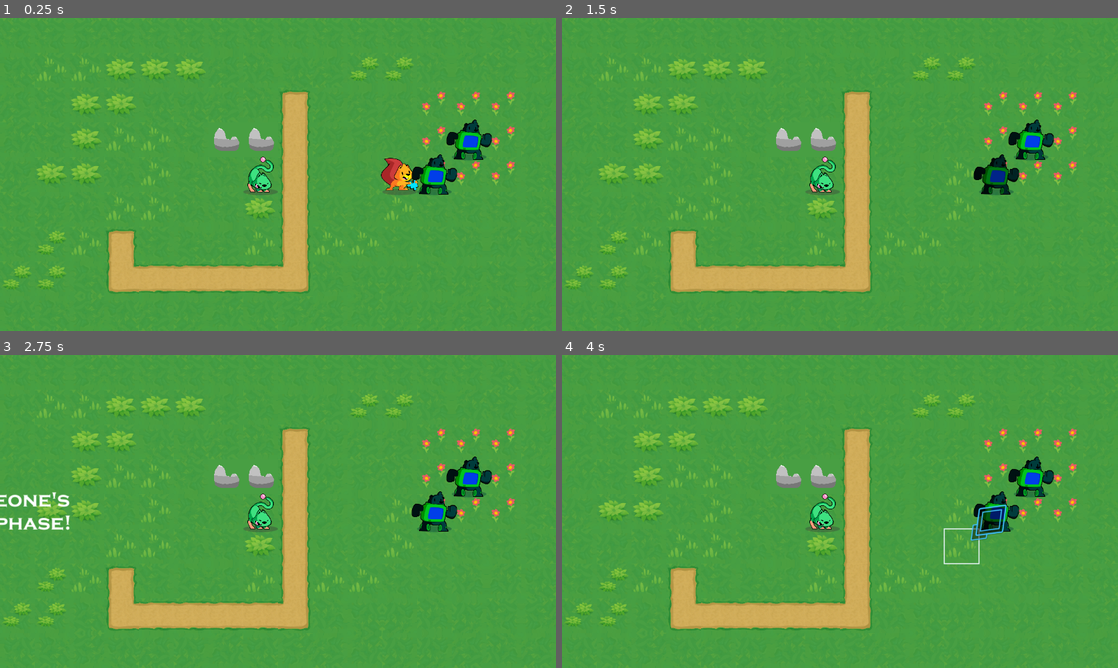
Above: before the commit, frames 1-4 (two rows, left to right).
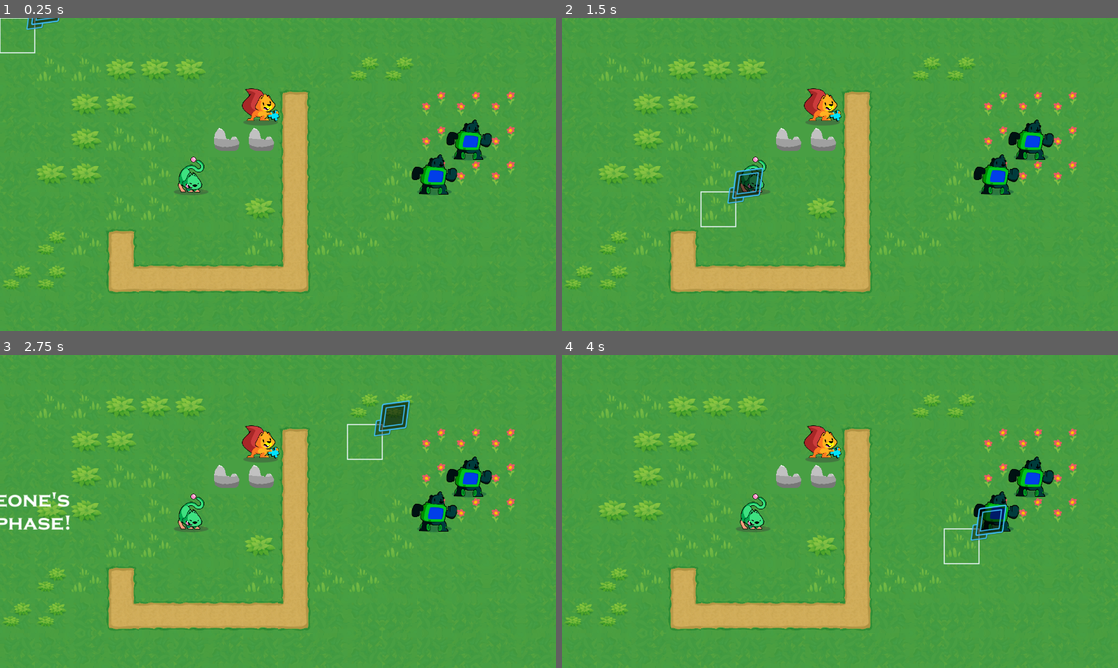
Above: after the commit, the same moments.

Repository: mojius/FarmStrategy
Game: Godot game, scene res://Main.tscn
Two runs of this game, one before a commit and one after it. Both use one fixed random seed, a clock stepped at 60 frames per second and the inputs below.
Inputs (mouse positions are in pixels of both pictures, inside the frame that each line leads up to):
- Up to frame 1 (0.25 s): no input
- Up to frame 2 (1.5 s): tap Enter (ui_accept) at 0.5, 0.77 s; move the mouse to (962, 158) at 0.52 s; press the mouse at (962, 158) at 0.53 s; hold Right (ui_right) 0.53-1.28 s; move the mouse to (728, 190) at 1.27 s; release the mouse at (728, 190) at 1.28 s; hold Down (ui_down) from 1.28 s (still down); click (728, 190) at 1.35 s
- Up to frame 3 (2.75 s): tap Enter (ui_accept) at 1.52 s; move the mouse to (333, 442) at 2.02 s; release Down (ui_down) at 2.03 s; press the mouse at (333, 442) at 2.03 s; hold Right (ui_right) from 2.03 s (still down)
- Up to frame 4 (4 s): move the mouse to (812, 574) at 2.77 s; release Right (ui_right) at 2.78 s; release the mouse at (812, 574) at 2.78 s; hold Up (ui_up) 2.78-3.53 s; click (812, 574) at 2.85 s; tap Enter (ui_accept) at 3.02, 3.5, 3.77 s; move the mouse to (1006, 558) at 3.52 s; press the mouse at (1006, 558) at 3.53 s; hold Left (ui_left) from 3.53 s (still down)

The runs differ from the first frame. In frame 1, 2.1% of the frame differs, in the area x 0-76%, y 0-57%; in frame 2, 2.0%; in frame 3, 2.0%; in frame 4, 1.3%.

Commit message:
Renamed sounds and muted for now

Diff:
--- a/GameBoard/Cursor/Cursor.gd
+++ b/GameBoard/Cursor/Cursor.gd
@@ -49,7 +49,7 @@
 		#	at which the cursor moves when we keep the direction key held
 		#	down
 		position = grid.calculate_map_position(cell)
-		SoundNode.Cursor_Move_Sound()
+		SoundManager.Cursor_Move_Sound()
 		emit_signal("moved", cell)
 		_timer.start()
 
--- a/GameBoard/GameBoard.gd
+++ b/GameBoard/GameBoard.gd
@@ -205,7 +205,7 @@
 	# on the board's current state, this interaction means either that we want to select a unit or
 	# that we want to give it a move order.
 	if not _active_unit:
-		SoundNode.Menu_Select_Sound()
+		SoundManager.Menu_Select_Sound()
 		player_select_unit(cell)
 	elif _active_unit.is_selected:
 		_active_path = _unit_path_arrow.current_path
--- a/Main.tscn
+++ b/Main.tscn
@@ -33,7 +33,7 @@
 [node name="UnitPathArrow" parent="GameBoard" instance=ExtResource("6_xwtul")]
 
 [node name="Skwele" parent="GameBoard" instance=ExtResource("2_n3f5l")]
-position = Vector2(920, 360)
+position = Vector2(600, 200)
 skin = ExtResource("8_bib8g")
 move_speed = 500
 
@@ -52,10 +52,9 @@
 move_speed = 500
 
 [node name="Kitty" parent="GameBoard" instance=ExtResource("2_n3f5l")]
-position = Vector2(600, 360)
+position = Vector2(440, 360)
 skin = ExtResource("9_mrwsr")
 move_speed = 500
 
-[connection signal="cursor_enable" from="GameBoard" to="GameBoard/Cursor" method="_on_game_board_cursor_enable"]
 [connection signal="accept_pressed" from="GameBoard/Cursor" to="GameBoard" method="_on_cursor_accept_pressed"]
 [connection signal="moved" from="GameBoard/Cursor" to="GameBoard" method="_on_cursor_moved"]
--- a/sound_node.gd
+++ b/Sound/sound_manager.gd
@@ -1,4 +1,5 @@
 extends Node
+
 
 func Walk_Sound_Play():
 	$"WalkSound".play()
--- /dev/null
+++ b/Sound/sound_manager.tscn
@@ -0,0 +1,67 @@
+[gd_scene load_steps=13 format=3 uid="uid://c5qpx685if32x"]
+
+[ext_resource type="Script" path="res://Sound/sound_manager.gd" id="1_87obm"]
+[ext_resource type="AudioStream" uid="uid://cquqnfmjiprc" path="res://Sound/Walk.wav" id="2_k7adf"]
+[ext_resource type="AudioStream" uid="uid://dvrp1irkvtr0e" path="res://Sound/CursorMoveTick.wav" id="3_fx2io"]
+[ext_resource type="AudioStream" uid="uid://dex5p7nhetpsq" path="res://Sound/CompleteHit1.wav" id="4_lsyhq"]
+[ext_resource type="AudioStream" uid="uid://bhnhfjvgp2332" path="res://Sound/CompleteHit2.wav" id="5_a541q"]
+[ext_resource type="AudioStream" uid="uid://bmwbik4rqcy87" path="res://Sound/CompleteHit3.wav" id="6_pqudh"]
+[ext_resource type="AudioStream" uid="uid://cjv4hfpg63hdr" path="res://Sound/CompleteHit4.wav" id="7_vfuau"]
+[ext_resource type="AudioStream" uid="uid://bpl7senw5qf5t" path="res://Sound/CompleteHit5.wav" id="8_ba5uf"]
+[ext_resource type="AudioStream" uid="uid://bdi2gqpblcme0" path="res://Sound/DeathFwoosh.wav" id="9_a4jt4"]
+[ext_resource type="AudioStream" uid="uid://dryskg3o5bqhs" path="res://Sound/DeathFwoosh2.wav" id="10_yn7y6"]
+[ext_resource type="AudioStream" uid="uid://ndy27e0ca3cy" path="res://Sound/MissWhiff.wav" id="11_111id"]
+[ext_resource type="AudioStream" uid="uid://c0bm2gqinudpt" path="res://Sound/MenuSound1.wav" id="12_r87jx"]
+
+[node name="SoundNode" type="Node"]
+script = ExtResource("1_87obm")
+
+[node name="WalkSound" type="AudioStreamPlayer" parent="."]
+stream = ExtResource("2_k7adf")
+volume_db = -80.0
+
+[node name="CursorMoveSound" type="AudioStreamPlayer" parent="."]
+stream = ExtResource("3_fx2io")
+volume_db = -80.0
+
+[node name="HitSound1" type="AudioStreamPlayer" parent="."]
+stream = ExtResource("4_lsyhq")
+volume_db = -80.0
+pitch_scale = 1.28
+
+[node name="HitSound2" type="AudioStreamPlayer" parent="."]
+stream = ExtResource("5_a541q")
+volume_db = -80.0
+pitch_scale = 1.28
+
+[node name="HitSound3" type="AudioStreamPlayer" parent="."]
+stream = ExtResource("6_pqudh")
+volume_db = -80.0
+pitch_scale = 1.25
+
+[node name="HitSound4" type="AudioStreamPlayer" parent="."]
+stream = ExtResource("7_vfuau")
+volume_db = -80.0
+pitch_scale = 1.29
+
+[node name="HitSound5" type="AudioStreamPlayer" parent="."]
+stream = ExtResource("8_ba5uf")
+volume_db = -80.0
+pitch_scale = 1.25
+
+[node name="DeathFwooshSound1" type="AudioStreamPlayer" parent="."]
+stream = ExtResource("9_a4jt4")
+volume_db = -80.0
+
+[node name="DeathFwooshSound2" type="AudioStreamPlayer" parent="."]
+stream = ExtResource("10_yn7y6")
+volume_db = -80.0
+pitch_scale = 0.93
+
+[node name="AttackMissSound" type="AudioStreamPlayer" parent="."]
+stream = ExtResource("11_111id")
+volume_db = -80.0
+
+[node name="MenuSelectSound?" type="AudioStreamPlayer" parent="."]
+stream = ExtResource("12_r87jx")
+volume_db = -80.0
--- a/Units/Unit.gd
+++ b/Units/Unit.gd
@@ -112,7 +112,7 @@
 func _set_is_walking(value: bool) -> void:
 	_is_walking = value
 	set_process(_is_walking)
-	SoundNode.Walk_Sound_Play()
+	SoundManager.Walk_Sound_Play()
 
 # Emitted when the unit reached the end of a path along which it was walking.
 # We'll use this to notify the game board that a unit reached its destination and we can let the
@@ -156,7 +156,7 @@
 		curve.clear_points()
 		# Finally, we emit a signal. We'll use this one with the game board.
 		emit_signal("walk_finished")
-		SoundNode.Walk_Sound_Stop()
+		SoundManager.Walk_Sound_Stop()
 
 # Starts walking along the `path`.
 # `path` is an array of grid coordinates that the function converts to map coordinates.
--- a/project.godot
+++ b/project.godot
@@ -17,7 +17,7 @@
 
 [autoload]
 
-SoundNode="*res://sound_node.tscn"
+SoundManager="*res://Sound/sound_manager.tscn"
 
 [display]
 
--- a/sound_node.tscn
+++ /dev/null
@@ -1,60 +0,0 @@
-[gd_scene load_steps=13 format=3 uid="uid://c5qpx685if32x"]
-
-[ext_resource type="Script" path="res://sound_node.gd" id="1_87obm"]
-[ext_resource type="AudioStream" uid="uid://cquqnfmjiprc" path="res://Sounds/Walk.wav" id="2_k7adf"]
-[ext_resource type="AudioStream" uid="uid://dvrp1irkvtr0e" path="res://Sounds/CursorMoveTick.wav" id="3_fx2io"]
-[ext_resource type="AudioStream" uid="uid://dex5p7nhetpsq" path="res://Sounds/CompleteHit1.wav" id="4_lsyhq"]
-[ext_resource type="AudioStream" uid="uid://bhnhfjvgp2332" path="res://Sounds/CompleteHit2.wav" id="5_a541q"]
-[ext_resource type="AudioStream" uid="uid://bmwbik4rqcy87" path="res://Sounds/CompleteHit3.wav" id="6_pqudh"]
-[ext_resource type="AudioStream" uid="uid://cjv4hfpg63hdr" path="res://Sounds/CompleteHit4.wav" id="7_vfuau"]
-[ext_resource type="AudioStream" uid="uid://bpl7senw5qf5t" path="res://Sounds/CompleteHit5.wav" id="8_ba5uf"]
-[ext_resource type="AudioStream" uid="uid://bdi2gqpblcme0" path="res://Sounds/DeathFwoosh.wav" id="9_a4jt4"]
-[ext_resource type="AudioStream" uid="uid://dryskg3o5bqhs" path="res://Sounds/DeathFwoosh2.wav" id="10_yn7y6"]
-[ext_resource type="AudioStream" uid="uid://ndy27e0ca3cy" path="res://Sounds/MissWhiff.wav" id="11_111id"]
-[ext_resource type="AudioStream" uid="uid://c0bm2gqinudpt" path="res://Sounds/MenuSound1.wav" id="12_r87jx"]
-
-[node name="SoundNode" type="Node"]
-script = ExtResource("1_87obm")
-
-[node name="WalkSound" type="AudioStreamPlayer" parent="."]
-stream = ExtResource("2_k7adf")
-
-[node name="CursorMoveSound" type="AudioStreamPlayer" parent="."]
-stream = ExtResource("3_fx2io")
-
-[node name="HitSound1" type="AudioStreamPlayer" parent="."]
-stream = ExtResource("4_lsyhq")
-pitch_scale = 1.28
-
-[node name="HitSound2" type="AudioStreamPlayer" parent="."]
-stream = ExtResource("5_a541q")
-volume_db = -9.369
-pitch_scale = 1.28
-
-[node name="HitSound3" type="AudioStreamPlayer" parent="."]
-stream = ExtResource("6_pqudh")
-pitch_scale = 1.25
-
-[node name="HitSound4" type="AudioStreamPlayer" parent="."]
-stream = ExtResource("7_vfuau")
-pitch_scale = 1.29
-
-[node name="HitSound5" type="AudioStreamPlayer" parent="."]
-stream = ExtResource("8_ba5uf")
-pitch_scale = 1.25
-
-[node name="DeathFwooshSound1" type="AudioStreamPlayer" parent="."]
-stream = ExtResource("9_a4jt4")
-
-[node name="DeathFwooshSound2" type="AudioStreamPlayer" parent="."]
-stream = ExtResource("10_yn7y6")
-volume_db = -11.243
-pitch_scale = 0.93
-
-[node name="AttackMissSound" type="AudioStreamPlayer" parent="."]
-stream = ExtResource("11_111id")
-volume_db = -10.306
-
-[node name="MenuSelectSound?" type="AudioStreamPlayer" parent="."]
-stream = ExtResource("12_r87jx")
-volume_db = -5.797
Not shown, changed: Sound/CompleteHit1.wav.import
Not shown, changed: Sound/CompleteHit2.wav.import
Not shown, changed: Sound/CompleteHit3.wav.import
Not shown, changed: Sound/CompleteHit4.wav.import
Not shown, changed: Sound/CompleteHit5.wav.import
Not shown, changed: Sound/CursorMoveTick.wav.import
Not shown, changed: Sound/DeathFwoosh.wav.import
Not shown, changed: Sound/DeathFwoosh2.wav.import
Not shown, changed: Sound/MenuSound1.wav.import
Not shown, changed: Sound/MissWhiff.wav.import
Not shown, changed: Sound/Walk.wav.import
Not shown, added: Sound/CompleteHit1.wav
(and 11 more such lines)
